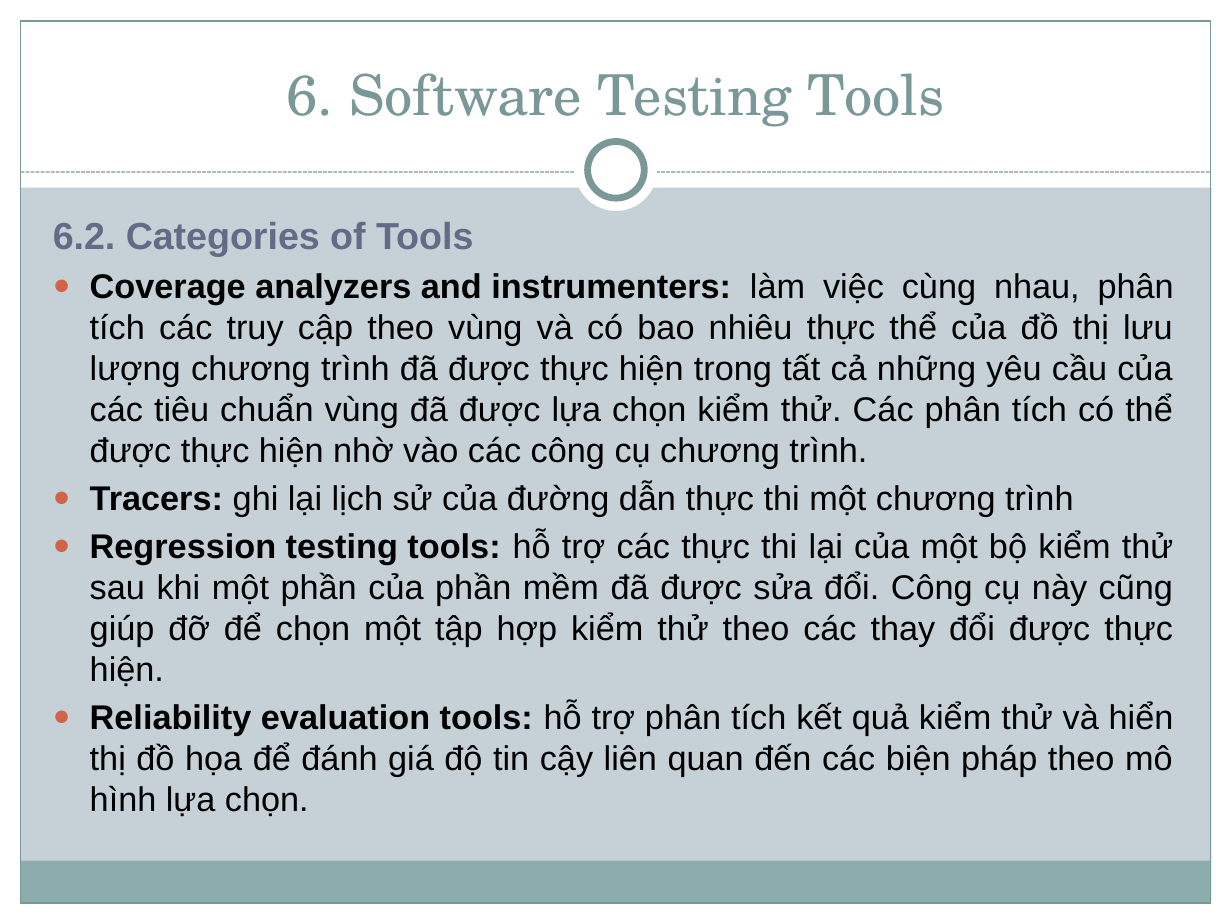
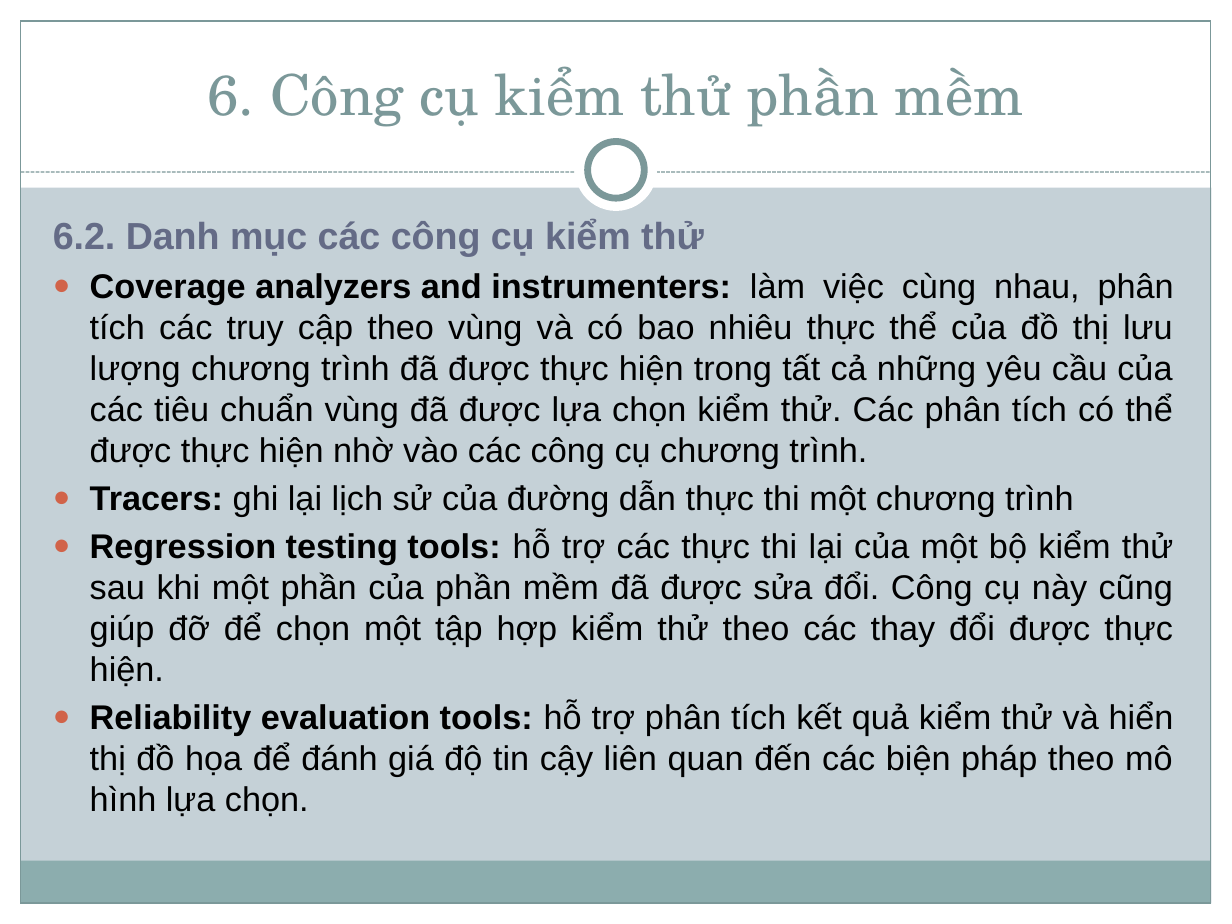
Before and after one commit to thienphamvan/chapter4, a slide deck: slide 32 of Slide/Chap 4 - Sofware Testing.pptx. Drawn at 1232x924 pixels with LibreOffice and Linux fonts; fonts in the diff are those of the drawing. Boxes give left, top, right and bottom in pixels: in the first picture for what was removed or moved away, otherwise in the second. Text is boxed around its words. In the diff, an @@ line names an element or a change of style, - is before the commit and + after.

```diff
--- a/Slide/Chap 4 - Sofware Testing.pptx
+++ b/Slide/Chap 4 - Sofware Testing.pptx
@@ title at [207,66,1024,127]: text changed @@
-6. Software Testing Tools
+6. Công cụ kiểm thử phần mềm
@@ text at [53,219,704,256]: text changed @@
-  6.2. Categories of Tools
+  6.2. Danh mục các công cụ kiểm thử
```
Also in this commit, not shown: 9 other slides changed.
